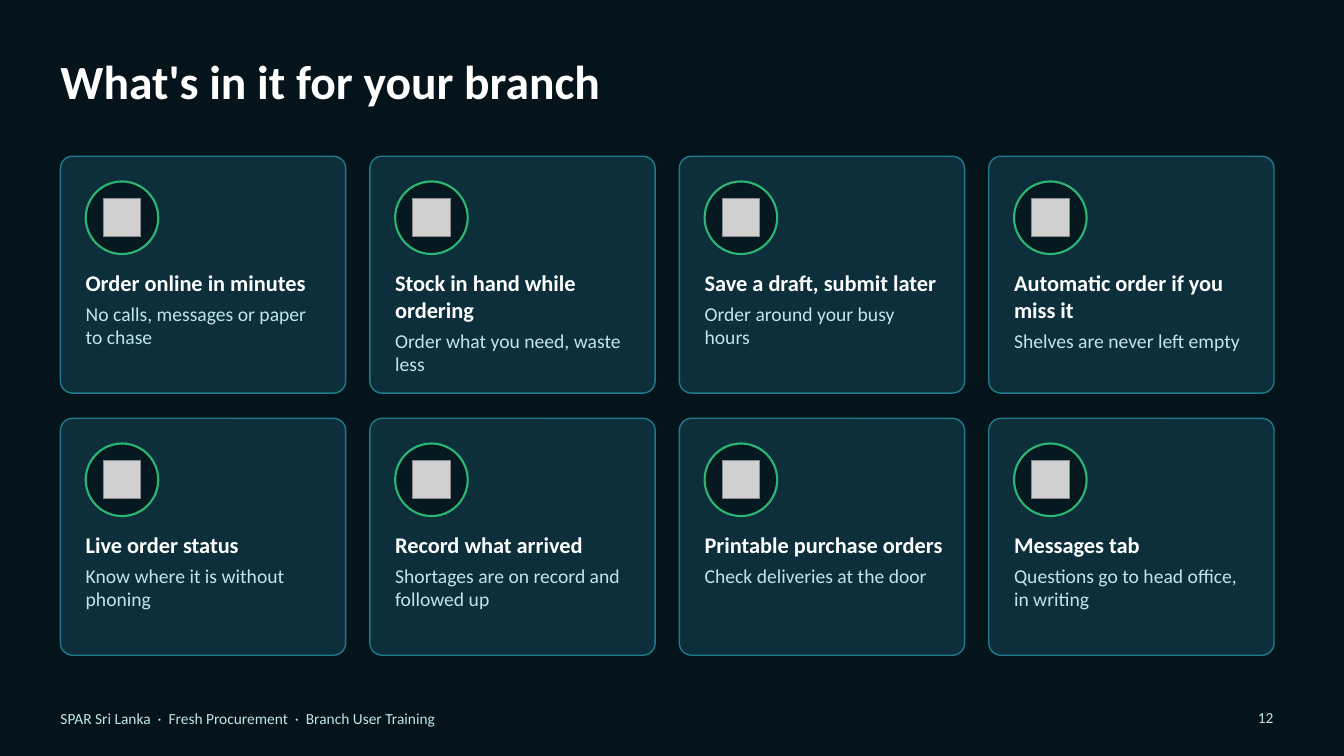
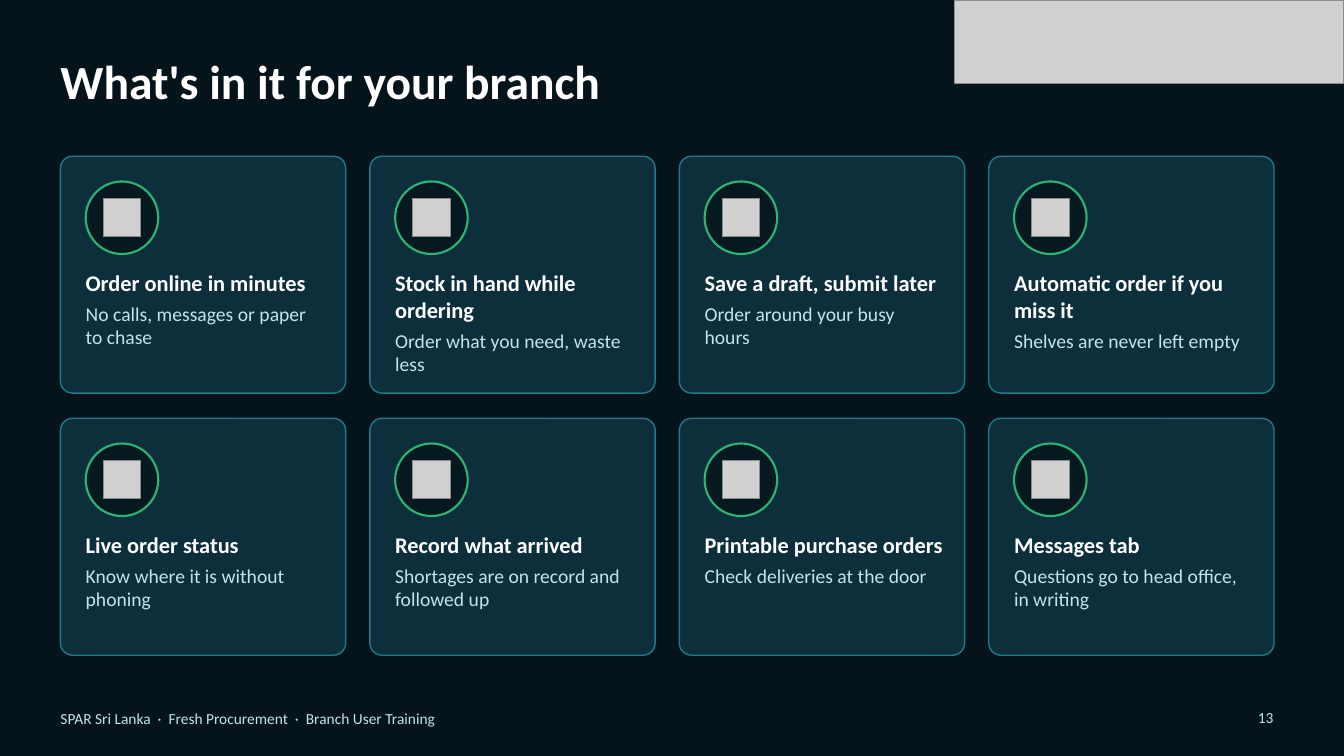
Before and after one commit to hpds4308/SPAR-Fresh-Procurement-, a slide deck: slide 13 of presentation/SPAR_Branch_User_Training_Deck.pptx (slide 12 before the commit). Drawn at 1344x756 pixels with LibreOffice and Linux fonts; fonts in the diff are those of the drawing; grey boxes stand for pictures; background and template pictures are left out. Boxes give left, top, right and bottom in pixels: in the first picture for what was removed or moved away, otherwise in the second. Text is boxed around its words. In the diff, an @@ line names an element or a change of style, - is before the commit and + after.

```diff
--- a/presentation/SPAR_Branch_User_Training_Deck.pptx
+++ b/presentation/SPAR_Branch_User_Training_Deck.pptx
@@ picture added at box(955, 0, 1344, 83) @@
@@ page number at box(1258, 713, 1274, 723): text changed @@
-12
+13
```
Also in this commit, not shown: 14 other slides changed, 2 slides added, 2 other files.
